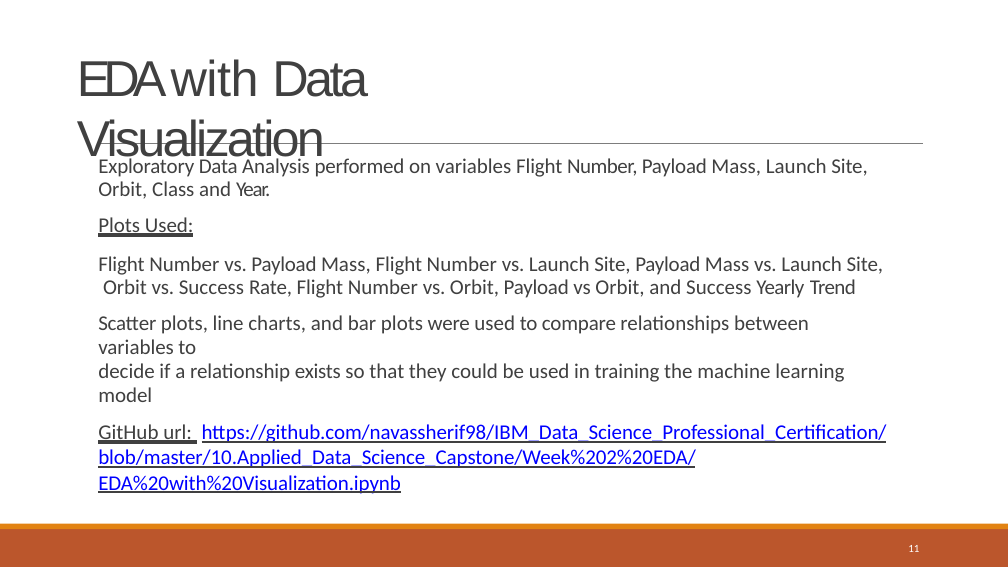
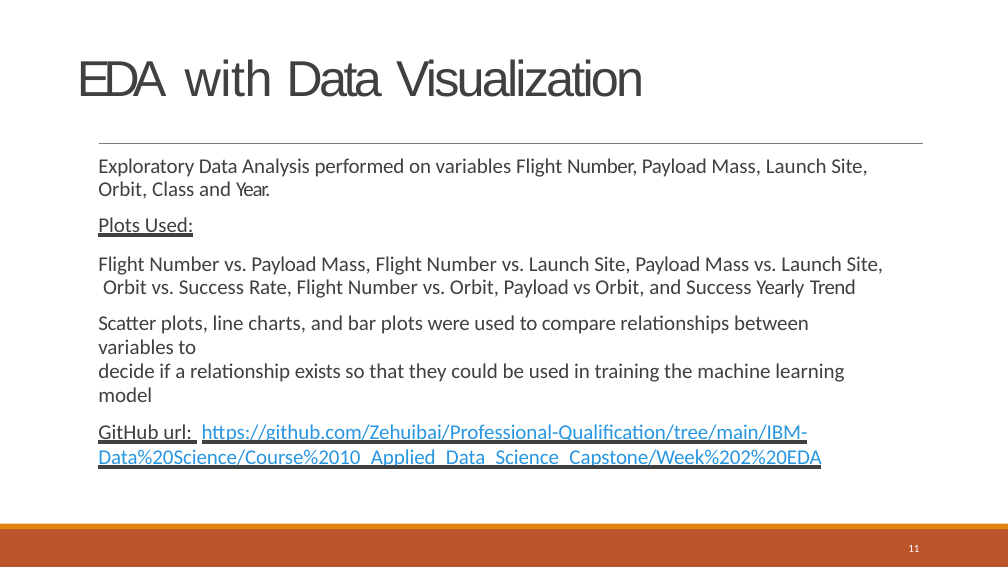
Before and after one commit to Zehuibai/Professional-Development, a slide deck: slide 11 of IBM-Data Science/Course 10_Applied_Data_Science_Capstone/Week 5 Present Your Data-Driven Insights/Data Science Journey.pptx. Drawn at 1008x567 pixels with LibreOffice and Linux fonts; fonts in the diff are those of the drawing. Boxes give left, top, right and bottom in pixels: in the first picture for what was removed or moved away, otherwise in the second. Text is boxed around its words. In the diff, an @@ line names an element or a change of style, - is before the commit and + after.

```diff
--- a/IBM-Data Science/Course 10_Applied_Data_Science_Capstone/Week 5 Present Your Data-Driven Insights/Data Science Journey.pptx
+++ b/IBM-Data Science/Course 10_Applied_Data_Science_Capstone/Week 5 Present Your Data-Driven Insights/Data Science Journey.pptx
@@ title "EDA with Data Visualization" rewrapped from [77,59,368,166] to [77,59,644,97] @@
@@ text at [98,424,822,469]: text changed; text colour #0000FF to #2996E1 @@
-GitHub url: https://github.com/navassherif98/IBM_Data_Science_Professional_Certification/blob/master/10.Applied_Data_Science_Capstone/Week%202%20EDA/EDA%20with%20Visualization.ipynb
+GitHub url: https://github.com/Zehuibai/Professional-Qualification/tree/main/IBM-Data%20Science/Course%2010_Applied_Data_Science_Capstone/Week%202%20EDA
```
Also in this commit, not shown: 10 other slides changed, 12 other files.
